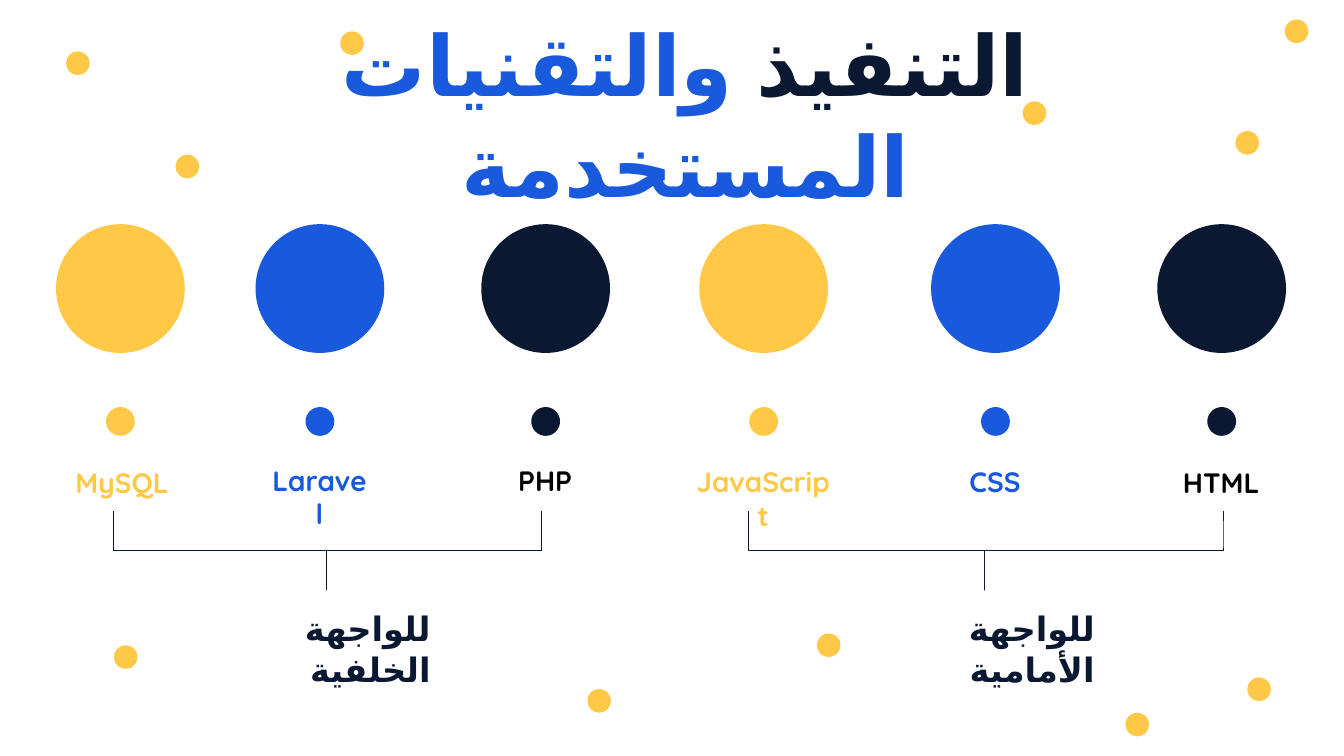
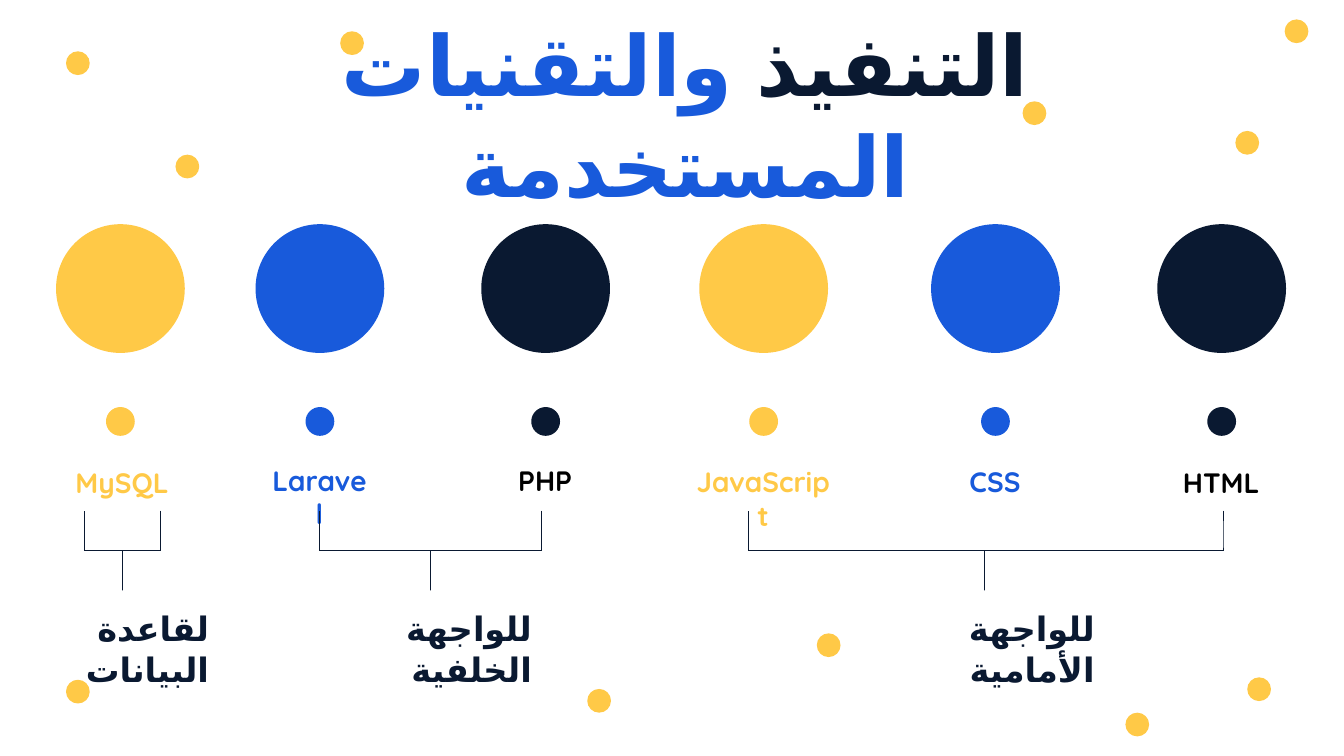
Before and after one commit to Wesam-1110111/TGP, a slide deck: slide 9 of PowerPoint.pptx. Drawn at 1344x756 pixels with LibreOffice and Linux fonts; fonts in the diff are those of the drawing. Boxes give left, top, right and bottom in pixels: in the first picture for what was removed or moved away, otherwise in the second. Text is boxed around its words. In the diff, an @@ line names an element or a change of style, - is before the commit and + after.

```diff
--- a/PowerPoint.pptx
+++ b/PowerPoint.pptx
@@ left brace added at <box>84,511,161,590</box>, outline #0A1931 0.5 pt @@
@@ left brace: place and size @@
-left brace at <box>113,510,541,590</box>
+left brace at <box>320,511,542,591</box>
@@ text added at <box>86,615,209,689</box>, 24 pt, text #0A1931, bold @@
+لقاعدة البيانات
@@ text "للواجهة الخلفية": place and size @@
-text "للواجهة الخلفية" at <box>305,615,431,688</box>
+text "للواجهة الخلفية" at <box>406,615,532,688</box>
@@ freeform shape: place and size @@
-freeform shape at <box>113,644,138,669</box>
+freeform shape at <box>66,680,91,705</box>
```
Also in this commit, not shown: 12 other slides changed.
